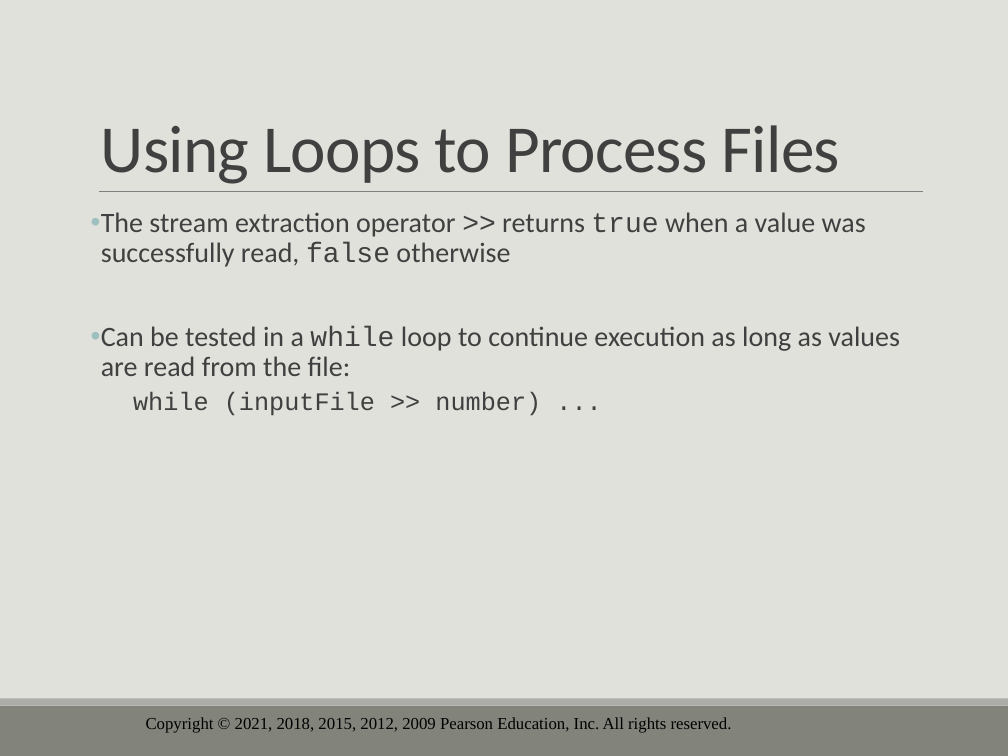
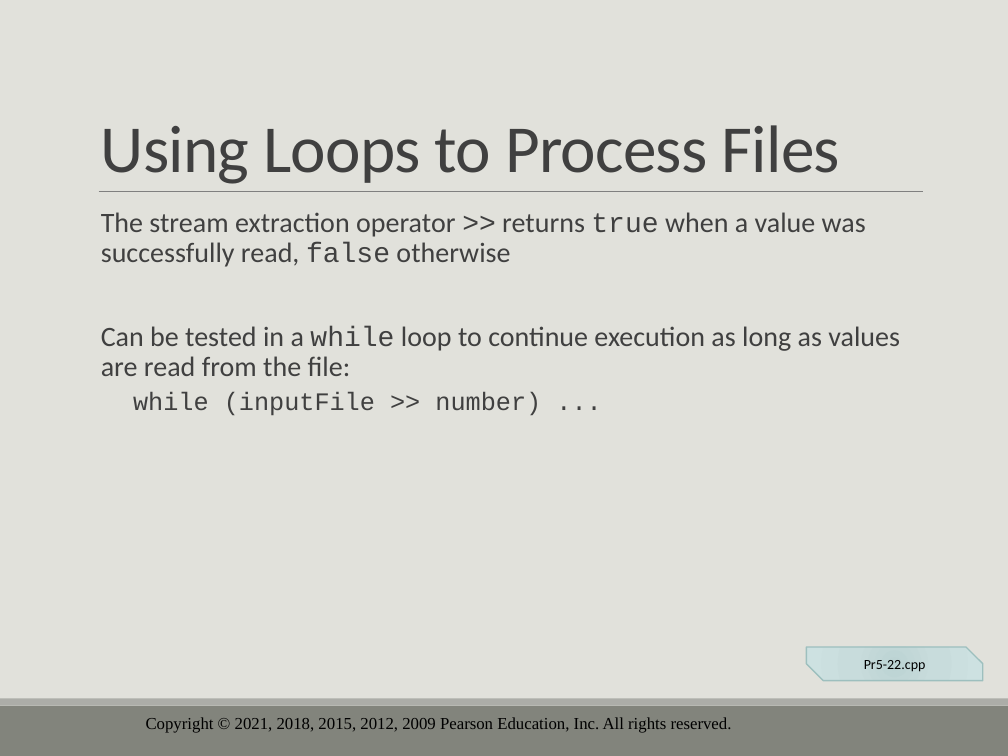
Before and after one commit to drolsonmi/eng1400, a slide deck: slide 57 of 1400_05_Loops and Files.pptx (slide 55 before the commit). Drawn at 1008x756 pixels with LibreOffice and Linux fonts; fonts in the diff are those of the drawing; background and template pictures are left out. Boxes give left, top, right and bottom in pixels: in the first picture for what was removed or moved away, otherwise in the second. Text is boxed around its words. In the diff, an @@ line names an element or a change of style, - is before the commit and + after.

```diff
--- a/1400_05_Loops and Files.pptx
+++ b/1400_05_Loops and Files.pptx
@@ text at bbox=[101, 212, 900, 376]: bullet • to   @@
@@ snip diag rect added at bbox=[806, 647, 983, 680], fill gradient #BDD3D2 to #C9DCDC to #CEE2E1, outline #9DBFBE 1 pt, 10 pt, text #000000 @@
+Pr5-22.cpp
```
Also in this commit, not shown: 14 other slides changed, 1 slide added, 5 slides removed, 3 other files.
